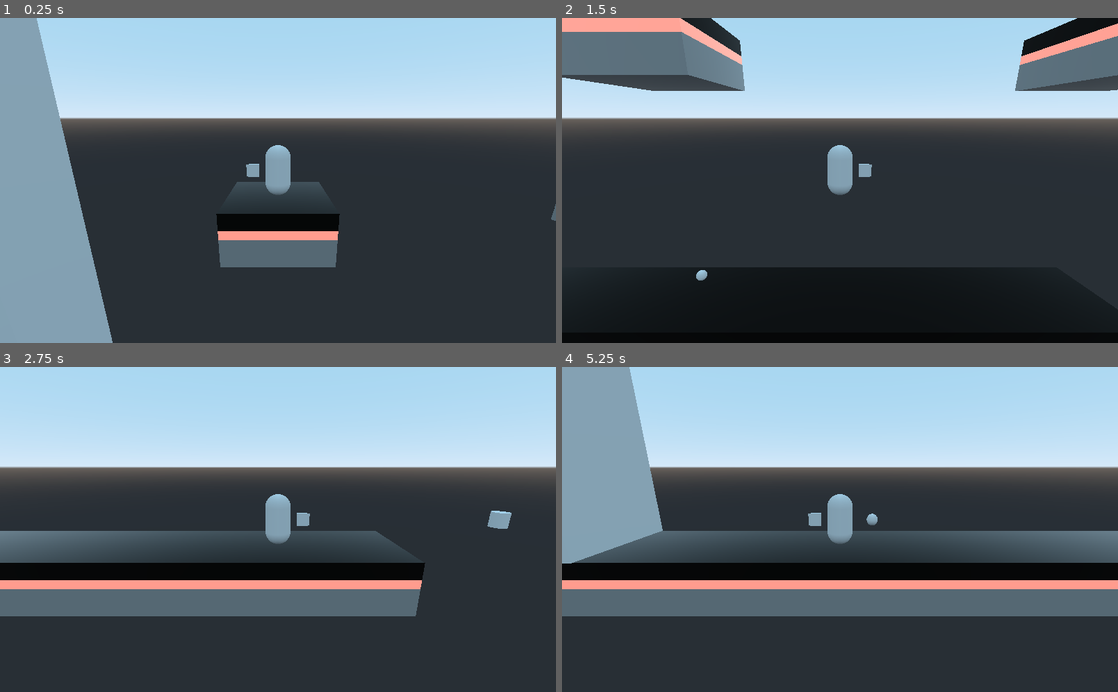
Above: before the commit, frames 1-4 (two rows, left to right).
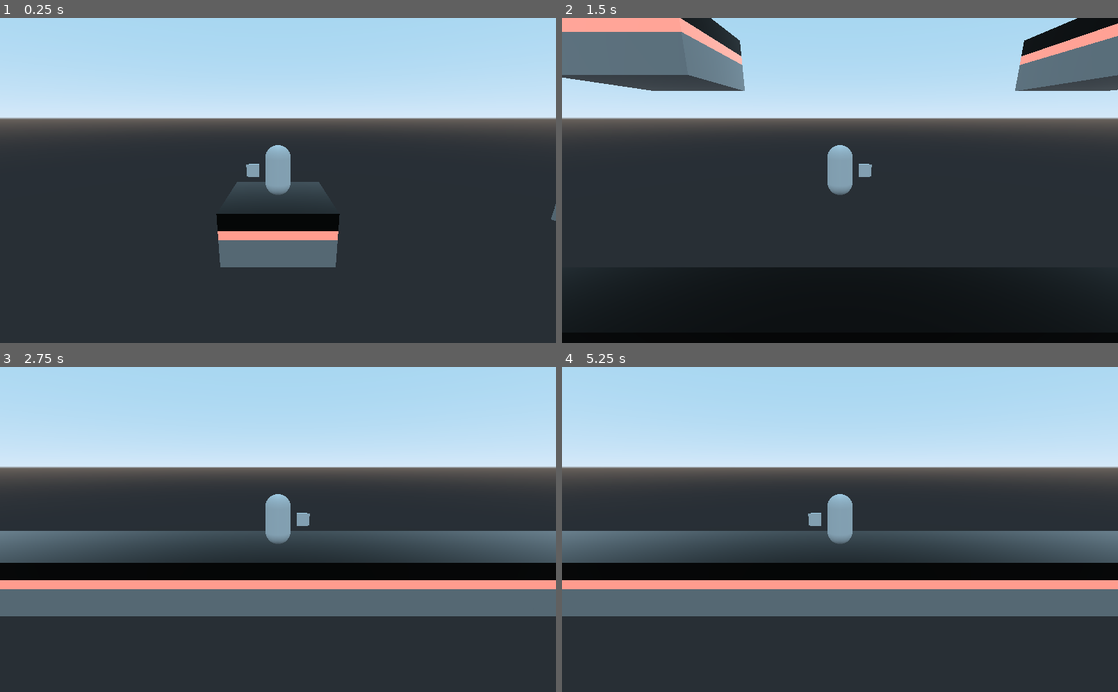
Above: after the commit, the same moments.

Repository: matgib38/Devoid
Game: Godot game, scene res://Entities/Test Level.tscn
Same seed, same stepped clock (60 frames per second), same inputs: the game is played once before the commit and once after it.
Inputs:
- Up to frame 1 (0.25 s): no input
- Up to frame 2 (1.5 s): tap Enter at 0.5 s; hold Right (ui_right) 0.53-1.28 s; hold Down (ui_down) from 1.28 s (still down)
- Up to frame 3 (2.75 s): tap Space at 2 s; release Down (ui_down) at 2.03 s; hold Right (ui_right) from 2.03 s (still down)
- Up to frame 4 (5.25 s): release Right (ui_right) at 2.78 s; hold Up (ui_up) 2.78-3.53 s; hold Left (ui_left) 3.53-5.03 s; hold Down (ui_down) from 5.03 s (still down)

The runs differ from the first frame. In frame 1, 13% of the frame differs, in the area x 0-21%, y 0-100%; in frame 2, less than 0.1%; in frame 3, 6.7%; in frame 4, 8.6%.
Error after the commit: Invalid set index 'z' (on base: 'Vector3') with value of type 'bool'. (res://Entities/Movement.gd:78)

Commit message:
fixed platform colours and attempted to add dash code

Diff:
--- /dev/null
+++ b/Dash.gd
@@ -0,0 +1,7 @@
+extends Spatial
+
+onready var dash_check = get_parent().get_node("Player")
+
+func _on_Area_body_entered(body):
+	if body.name == "Player":
+		dash_check.dash = true
--- a/Entities/BasicPlatform.tscn
+++ /dev/null
@@ -1,17 +0,0 @@
-[gd_scene load_steps=3 format=2]
-
-[sub_resource type="BoxShape" id=1]
-
-[sub_resource type="CubeMesh" id=2]
-
-[node name="BasicPlatform" type="Spatial"]
-
-[node name="StaticBody" type="StaticBody" parent="."]
-transform = Transform( 2, 0, 0, 0, 1, 0, 0, 0, 2, 0, 0, 0 )
-
-[node name="CollisionShape" type="CollisionShape" parent="StaticBody"]
-shape = SubResource( 1 )
-
-[node name="MeshInstance" type="MeshInstance" parent="StaticBody"]
-mesh = SubResource( 2 )
-material/0 = null
--- /dev/null
+++ b/Entities/Dash.tscn
@@ -0,0 +1,20 @@
+[gd_scene load_steps=4 format=2]
+
+[ext_resource path="res://Dash.gd" type="Script" id=1]
+
+[sub_resource type="CubeMesh" id=1]
+
+[sub_resource type="BoxShape" id=2]
+
+[node name="Dash" type="Spatial"]
+transform = Transform( 0.1, 0, 0, 0, 0.1, 0, 0, 0, 0.1, 0, 0, 0 )
+script = ExtResource( 1 )
+
+[node name="MeshInstance" type="MeshInstance" parent="."]
+mesh = SubResource( 1 )
+material/0 = null
+
+[node name="Area" type="Area" parent="."]
+
+[node name="CollisionShape" type="CollisionShape" parent="Area"]
+shape = SubResource( 2 )
--- a/Entities/Movement.gd
+++ b/Entities/Movement.gd
@@ -7,6 +7,8 @@
 var can_wall_jump = false
 var double_jump = false
 var can_double_jump = false
+var dash = false
+var can_dash = false
 
 export var max_speed = 10
 export var friction = 10
@@ -72,6 +74,13 @@
 
 	move_vector = move_and_slide(move_vector, Vector3.UP)
 
+	if Input.is_action_just_pressed("ui_down"): #need to replace with proper control
+		move_vector.z = dash
+		can_dash = false
+
+		print("help")
+
+
 func _on_WallJumpTimer_timeout():
 	can_wall_jump = true
 
--- a/Entities/Test Level.tscn
+++ b/Entities/Test Level.tscn
@@ -1,11 +1,10 @@
-[gd_scene load_steps=9 format=2]
+[gd_scene load_steps=8 format=2]
 
 [ext_resource path="res://Entities/Player.tscn" type="PackedScene" id=1]
-[ext_resource path="res://Entities/Camera.gd" type="Script" id=2]
-[ext_resource path="res://Entities/CameraStopper.tscn" type="PackedScene" id=3]
+[ext_resource path="res://Player/Camera.gd" type="Script" id=2]
+[ext_resource path="res://Player/CameraStopper.tscn" type="PackedScene" id=3]
 [ext_resource path="res://Platforms/long_red_platform.tscn" type="PackedScene" id=4]
 [ext_resource path="res://Entities/WallJump.tscn" type="PackedScene" id=5]
-[ext_resource path="res://Platforms/spike_floor_short.tscn" type="PackedScene" id=6]
 [ext_resource path="res://Entities/DoubleJump.tscn" type="PackedScene" id=7]
 [ext_resource path="res://Platforms/red_platform.tscn" type="PackedScene" id=8]
 
@@ -19,13 +18,13 @@
 script = ExtResource( 2 )
 
 [node name="WallJump" parent="." instance=ExtResource( 5 )]
-transform = Transform( 0.22464, 0, 0, 0, 0.23328, 0, 0, 0, 0.216, 0, 1, -13 )
+transform = Transform( 0.22464, 0, 0, 0, 0.23328, 0, 0, 0, 0.216, 0, 12, -30 )
 
 [node name="DoubleJump" parent="." instance=ExtResource( 7 )]
-transform = Transform( 0.3, 0, 0, 0, 0.3, 0, 0, 0, 0.3, 0, 1, 9 )
+transform = Transform( 0.3, 0, 0, 0, 0.3, 0, 0, 0, 0.3, 0, 41, 21 )
 
 [node name="CameraStopper" parent="." instance=ExtResource( 3 )]
-transform = Transform( -4.40239e-08, 0, -2.01689, 0, 5.84147, 0, 1.00715, 0, -8.81611e-08, 0, 0, -21.9784 )
+transform = Transform( -4.40239e-08, 0, -2.01689, 0, 5.84147, 0, 1.00715, 0, -8.81611e-08, 0, 0, -43.9784 )
 
 [node name="red_platform" parent="." instance=ExtResource( 8 )]
 transform = Transform( 2, 0, 0, 0, 1, 0, 0, 0, 1, 0, 9, 3 )
@@ -34,13 +33,31 @@
 transform = Transform( 2, 0, 0, 0, 1, 0, 0, 0, 1, 0, 9, -13 )
 
 [node name="red_platform7" parent="." instance=ExtResource( 8 )]
-transform = Transform( 2, 0, 0, 0, 1, 0, 0, 0, 0.5, 0, -2, -24 )
+transform = Transform( 2, 0, 0, 0, 1, 0, 0, 0, 1, 0, 9, -30 )
 
 [node name="red_platform3" parent="." instance=ExtResource( 8 )]
 transform = Transform( 2, 0, 0, 0, 1, 0, 0, 0, 1, 0, 19, -13 )
 
 [node name="red_platform4" parent="." instance=ExtResource( 8 )]
 transform = Transform( 2, 0, 0, 0, 1, 0, 0, 0, 1, 0, 38, -13 )
+
+[node name="red_platform10" parent="." instance=ExtResource( 8 )]
+transform = Transform( 2, 0, 0, 0, 1, 0, 0, 0, 1, 0, 38, -39 )
+
+[node name="red_platform11" parent="." instance=ExtResource( 8 )]
+transform = Transform( 2, 0, 0, 0, 1, 0, 0, 0, 1, 0, 51, -43 )
+
+[node name="red_platform12" parent="." instance=ExtResource( 8 )]
+transform = Transform( 2, 0, 0, 0, 1, 0, 0, 0, 1, 0, 55, -27 )
+
+[node name="red_platform13" parent="." instance=ExtResource( 8 )]
+transform = Transform( 2, 0, 0, 0, 1, 0, 0, 0, 1, 0, 61, -13 )
+
+[node name="red_platform8" parent="." instance=ExtResource( 8 )]
+transform = Transform( 2, 0, 0, 0, 1, 0, 0, 0, 1, 0, 38, 3 )
+
+[node name="red_platform9" parent="." instance=ExtResource( 8 )]
+transform = Transform( 2, 0, 0, 0, 1, 0, 0, 0, 1, 0, 38, 21 )
 
 [node name="red_platform5" parent="." instance=ExtResource( 8 )]
 transform = Transform( 2, 0, 0, 0, 1, 0, 0, 0, 1, 0, 28, -13 )
@@ -51,5 +68,8 @@
 [node name="long_red_platform" parent="." instance=ExtResource( 4 )]
 transform = Transform( 1, 0, 0, 0, 1, 0, 0, 0, 1, 0, -2, -9 )
 
-[node name="spike_floor_short" parent="." instance=ExtResource( 6 )]
-transform = Transform( 1.31134e-07, 0, -1, 0, 1, 0, 1, 0, 1.31134e-07, 0, -2, 7 )
+[node name="long_red_platform3" parent="." instance=ExtResource( 4 )]
+transform = Transform( 1, 0, 0, 0, 1, 0, 0, 0, 1, 0, -2, -37 )
+
+[node name="long_red_platform2" parent="." instance=ExtResource( 4 )]
+transform = Transform( 1, 0, 0, 0, 1, 0, 0, 0, 1, 0, -2, 19 )
--- a/Entities/CameraStopper.tscn
+++ b/Player/CameraStopper.tscn
@@ -1,8 +1,9 @@
-[gd_scene load_steps=5 format=2]
+[gd_scene load_steps=6 format=2]
 
-[ext_resource path="res://Entities/CameraStopper.gd" type="Script" id=1]
+[ext_resource path="res://Player/CameraStopper.gd" type="Script" id=1]
+[ext_resource path="res://Platforms/Black.material" type="Material" id=2]
 
-[sub_resource type="BoxShape" id=4]
+[sub_resource type="BoxShape" id=1]
 extents = Vector3( 3, 8, 1 )
 
 [sub_resource type="CubeMesh" id=2]
@@ -10,21 +11,21 @@
 [sub_resource type="BoxShape" id=3]
 
 [node name="CameraStopper" type="Spatial"]
-transform = Transform( 1.00715, 0, 0, 0, 1.00715, 0, 0, 0, 2.01689, 0, 0, 0 )
+transform = Transform( 1.00715, 0, 0, 0, 3.02145, 0, 0, 0, 2.01689, 0, 0, 0 )
 script = ExtResource( 1 )
 
 [node name="CameraFreezeDetector" type="Area" parent="."]
 
 [node name="CollisionShape" type="CollisionShape" parent="CameraFreezeDetector"]
 transform = Transform( 1, 0, 0, 0, 1, 0, 0, 0, 0.999999, 0, 7.99361, 0 )
-shape = SubResource( 4 )
+shape = SubResource( 1 )
 
 [node name="Level End" type="StaticBody" parent="."]
-transform = Transform( 1, 0, 0, 0, 8, 0, 0, 0, 1, -2, 8, 0 )
+transform = Transform( 1.92, 0, 0, 0, 8, 0, 0, 0, 1, -4.95073, 8, 0 )
 
 [node name="MeshInstance" type="MeshInstance" parent="Level End"]
 mesh = SubResource( 2 )
-material/0 = null
+material/0 = ExtResource( 2 )
 
 [node name="CollisionShape" type="CollisionShape" parent="Level End"]
 shape = SubResource( 3 )
Renamed: Entities/Camera.gd -> Player/Camera.gd
Renamed: Entities/CameraStopper.gd -> Player/CameraStopper.gd
